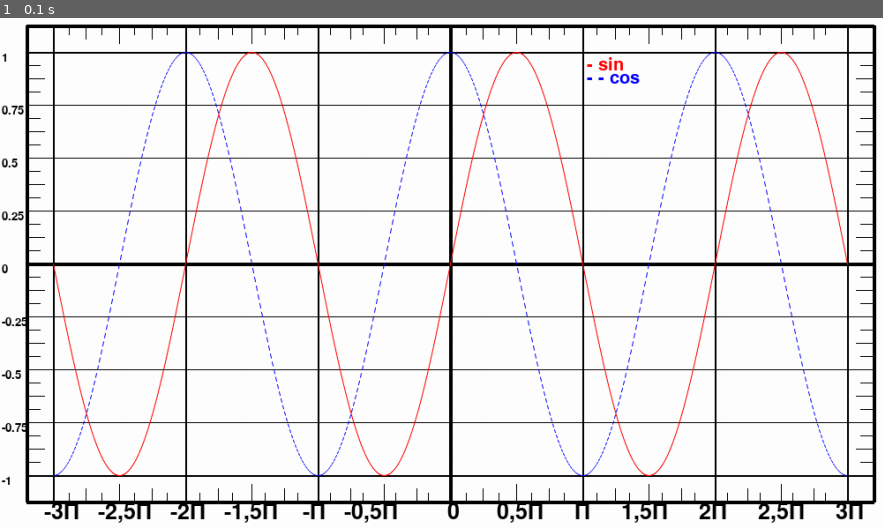
Above: before the commit, frame 1.
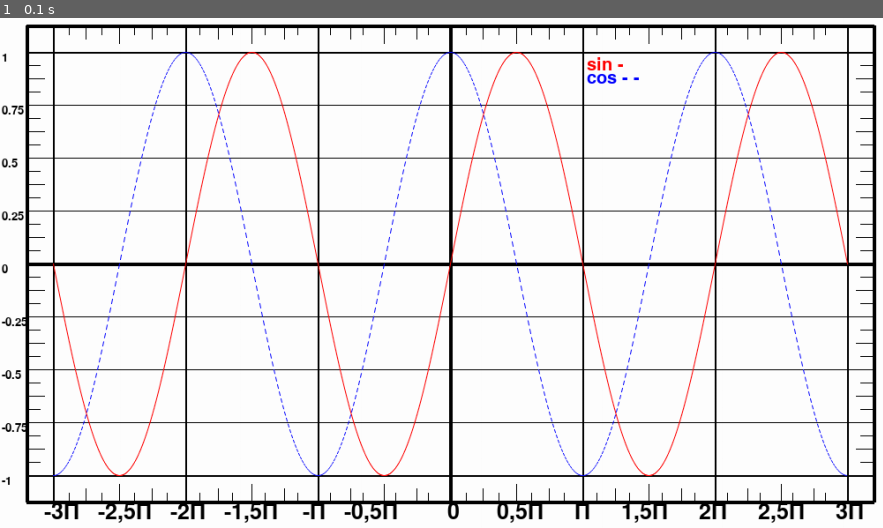
Above: after the commit, the same moment.

Repository: Arujazzz/PYGAME-Spring2021
Game: pygame game, started from tsis7.py
Two runs of this game, one before a commit and one after it. Both use one fixed random seed, a clock stepped at 60 frames per second and the inputs below.
Inputs:
- Up to frame 1 (0.1 s): no input

The runs differ from the first frame. In frame 1, 0.2% of the frame differs, in the area x 66-73%, y 7-13%.

Commit message:
Update tsis7.py

Diff:
--- a/tsis7.py
+++ b/tsis7.py
@@ -15,12 +15,10 @@
             game = False
     screen.fill(white)
     pygame.display.set_caption('sin and cos')
-
     #radians
     font = pygame.font.Font(None, 37)
     text1 = font.render("-3П   -2,5П   -2П   -1,5П    -П   -0,5П        0      0,5П     П     1,5П     2П     2,5П     3П",True, black)
     screen.blit(text1, (50, 570))
-
     #numbered
     font = pygame.font.Font(None, 20)
     ln = len(nums) - 2
@@ -29,12 +27,10 @@
         screen.blit(text, (2, i))
         ln -= 1
     ln = 0
-
     pygame.draw.line(screen, black, (30, 30), (990, 30), 4)   #a
     pygame.draw.line(screen, black, (30, 30), (30, 570), 4)   #b
     pygame.draw.line(screen, black, (990, 30), (990, 570), 4) #d
     pygame.draw.line(screen, black, (30, 570), (990, 570), 4) #c
-
     #X, Y
     pygame.draw.line(screen, black, (30, 300), (990, 300), 4)
     pygame.draw.line(screen, black, (510, 30), (510, 570), 4)
@@ -44,12 +40,10 @@
     #левый, правый
     pygame.draw.line(screen, black, (60, 30), (60, 570), 2)
     pygame.draw.line(screen, black, (960, 30), (960, 570), 2)
-
     for x in range(210, 990, 150):
         pygame.draw.line(screen, black, (x, 30), (x, 570), 2)
     for y in range(60, 570, 60):
         pygame.draw.line(screen, black, (30, y), (990, y))
-
     #отметки по Х
     for x in range(135, 990, 150):
         pygame.draw.line(screen, black, (x, 30), (x, 50))
@@ -63,7 +57,6 @@
     for x in range(528, 960, 37):
         pygame.draw.line(screen, black, (x, 30), (x, 40))
         pygame.draw.line(screen, black, (x,560), (x, 570))
-
     #отметки по У
     for y in range(90, 540, 60):
         pygame.draw.line(screen, black, (30, y), (50, y))
@@ -71,7 +64,6 @@
     for y in range(75, 540, 30):
        pygame.draw.line(screen, black, (30, y), (45, y))
        pygame.draw.line(screen, black, (975, y), (990, y))
-
     #график синуса и косинуса
     coscoor, sincoor = [], []
     for x in range(60, 960 + 1):
@@ -83,12 +75,10 @@
     pygame.draw.aalines(screen, red, False, sincoor)
     for point in range(0, len(coscoor) - 1, 2):
         pygame.draw.aaline(screen, blue, coscoor[point], coscoor[point + 1])
-
     font = pygame.font.Font(None, 30)
-    textsin = font.render("- sin", True, red)
-    textcos = font.render("- - cos", True, blue)
+    textsin = font.render("sin -", True, red)
+    textcos = font.render("cos - -", True, blue)
     screen.blit(textsin, (665, 65))
     screen.blit(textcos, (665, 80))
 
-    pygame.display.update()
-pygame.display.flip()
+    pygame.display.flip()
